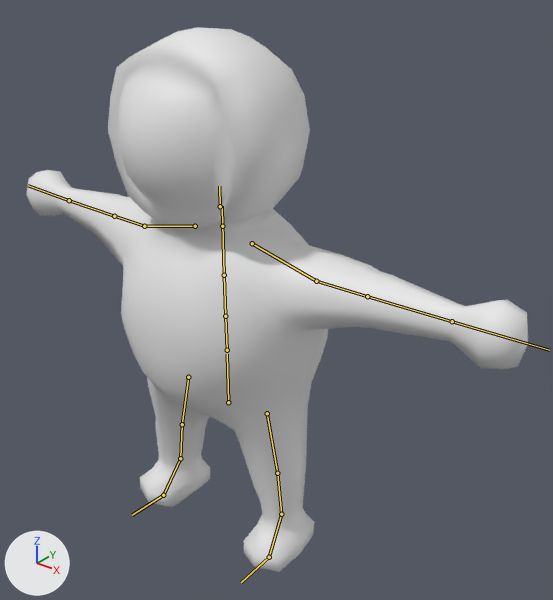
The FBX model Ragdoll-test/Assets/Models/Character/Character.fbx: old version first, new version second.
Camera for both pictures: a 50 mm camera at (4.77, -5.03, 6.17) aimed at (0.57, 0.22, 2.91). The axes (+X, +Y, +Z) are drawn at lower left. The lights are the same throughout. The bones that bend it are drawn over the model as lines.

Names of what the first picture shows: 'Character_Mesh'.
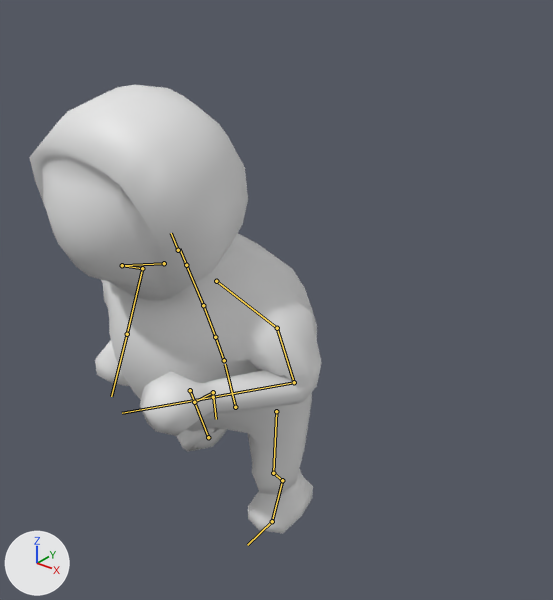
The newer file adds an action. The first version stands in its rest pose; the second is drawn at frame 9 of the action 'Armature|Run(In Place)'.

Pixel boxes [x1, y1, x2, y2] of what changed, in the pictures (553 x 600 px):
```json
{"object": "Character_Mesh", "change": "posed", "before": [26, 27, 528, 572], "after": [29, 85, 322, 533], "on screen": "42% narrower, 18% shorter"}
{"bone": "Hips", "before": "(228, 402) to (227, 354)", "after": "(235, 407) to (225, 364)"}
{"bone": "Spine", "before": "(227, 350) to (225, 316)", "after": "(224, 360) to (215, 337)"}
{"bone": "Spine1", "before": "(225, 316) to (224, 275)", "after": "(215, 337) to (203, 305)"}
{"bone": "Spine2", "before": "(224, 275) to (222, 222)", "after": "(203, 305) to (185, 262)"}
{"bone": "Neck", "before": "(222, 226) to (222, 206)", "after": "(186, 265) to (179, 248)"}
{"bone": "LeftShoulder", "before": "(252, 243) to (316, 281)", "after": "(216, 281) to (277, 328)"}
{"bone": "LeftArm", "before": "(316, 281) to (367, 296)", "after": "(277, 328) to (294, 382)"}
{"bone": "LeftForeArm", "before": "(367, 296) to (452, 321)", "after": "(294, 382) to (213, 397)"}
{"bone": "RightShoulder", "before": "(195, 226) to (144, 226)", "after": "(164, 263) to (122, 265)"}
{"bone": "RightArm", "before": "(144, 226) to (114, 216)", "after": "(122, 265) to (142, 268)"}
{"bone": "RightForeArm", "before": "(114, 216) to (69, 200)", "after": "(142, 268) to (127, 334)"}
{"bone": "LeftUpLeg", "before": "(267, 413) to (277, 473)", "after": "(276, 411) to (273, 473)"}
{"bone": "LeftLeg", "before": "(277, 473) to (281, 514)", "after": "(273, 473) to (282, 480)"}
{"bone": "LeftFoot", "before": "(281, 514) to (269, 557)", "after": "(282, 480) to (272, 521)"}
{"bone": "RightUpLeg", "before": "(188, 377) to (182, 424)", "after": "(190, 390) to (208, 437)"}
{"bone": "RightLeg", "before": "(182, 424) to (180, 458)", "after": "(208, 437) to (194, 402)"}
{"bone": "RightFoot", "before": "(180, 458) to (163, 495)", "after": "(194, 402) to (213, 392)"}
```

Scene script edits in JSON lines:
```json
{"block": "bone_hips", "where": "bone_hips = bpy.data.objects['Armature'].pose.bones['Hips']"}
{"op": "set", "path": "bone_hips.location", "old": "(0.0, 0.0, 0.0)", "new": "(-7.0, -18.0, -19.0)"}
{"op": "set", "path": "bone_hips.rotation_quaternion", "old": "(1.0, 0.0, 0.0, 0.0)", "new": "(0.992, 0.091, 0.08, 0.036)", "note": "degrees (0, 0, 0) -> degrees (11, 9, 5)"}
{"block": "bone_spine", "where": "bone_spine = bpy.data.objects['Armature'].pose.bones['Spine']  # child of 'Hips'"}
{"op": "set", "path": "bone_spine.rotation_quaternion", "old": "(1.0, 0.0, 0.0, 0.0)", "new": "(0.989, 0.11, -0.076, -0.066)", "note": "degrees (0, 0, 0) -> degrees (13, -8, -9)"}
{"block": "bone_spine1", "where": "bone_spine1 = bpy.data.objects['Armature'].pose.bones['Spine1']  # child of 'Spine'"}
{"op": "set", "path": "bone_spine1.rotation_quaternion", "old": "(1.0, 0.0, 0.0, 0.0)", "new": "(0.999, -0.016, -0.01, 0.039)", "note": "degrees (0, 0, 0) -> degrees (-2, -1, 4)"}
{"block": "bone_spine2", "where": "bone_spine2 = bpy.data.objects['Armature'].pose.bones['Spine2']  # child of 'Spine1'"}
{"op": "set", "path": "bone_spine2.rotation_quaternion", "old": "(1.0, 0.0, 0.0, 0.0)", "new": "(0.999, -0.012, -0.01, 0.039)", "note": "degrees (0, 0, 0) -> degrees (-1, -1, 5)"}
{"block": "bone_neck", "where": "bone_neck = bpy.data.objects['Armature'].pose.bones['Neck']  # child of 'Spine2'"}
{"op": "set", "path": "bone_neck.rotation_quaternion", "old": "(1.0, 0.0, 0.0, 0.0)", "new": "(1.0, 0.014, -0.002, -0.026)", "note": "degrees (0, 0, 0) -> degrees (2, 0, -3)"}
{"block": "bone_leftshoulder", "where": "bone_leftshoulder = bpy.data.objects['Armature'].pose.bones['LeftShoulder']  # child of 'Spine2'"}
{"op": "set", "path": "bone_leftshoulder.rotation_quaternion", "old": "(1.0, 0.0, 0.0, 0.0)", "new": "(0.996, 0.057, 0.038, 0.055)", "note": "degrees (0, 0, 0) -> degrees (7, 4, 7)"}
{"block": "bone_leftarm", "where": "bone_leftarm = bpy.data.objects['Armature'].pose.bones['LeftArm']  # child of 'LeftShoulder'"}
{"op": "set", "path": "bone_leftarm.rotation_quaternion", "old": "(1.0, 0.0, 0.0, 0.0)", "new": "(0.859, 0.479, -0.059, 0.173)", "note": "degrees (0, 0, 0) -> degrees (56, -15, 14)"}
{"block": "bone_leftforearm", "where": "bone_leftforearm = bpy.data.objects['Armature'].pose.bones['LeftForeArm']  # child of 'LeftArm'"}
{"op": "set", "path": "bone_leftforearm.rotation_quaternion", "old": "(1.0, 0.0, 0.0, 0.0)", "new": "(0.64, -0.001, -0.015, 0.768)", "note": "degrees (0, 0, 0) -> degrees (-1, -1, 100)"}
{"block": "bone_rightshoulder", "where": "bone_rightshoulder = bpy.data.objects['Armature'].pose.bones['RightShoulder']  # child of 'Spine2'"}
{"op": "set", "path": "bone_rightshoulder.rotation_quaternion", "old": "(1.0, 0.0, 0.0, 0.0)", "new": "(0.999, 0.02, -0.016, -0.022)", "note": "degrees (0, 0, 0) -> degrees (2, -2, -3)"}
{"block": "bone_rightarm", "where": "bone_rightarm = bpy.data.objects['Armature'].pose.bones['RightArm']  # child of 'RightShoulder'"}
{"op": "set", "path": "bone_rightarm.rotation_quaternion", "old": "(1.0, 0.0, 0.0, 0.0)", "new": "(0.805, 0.486, -0.275, 0.202)", "note": "degrees (0, 0, 0) -> degrees (61, -40, 4)"}
{"block": "bone_rightforearm", "where": "bone_rightforearm = bpy.data.objects['Armature'].pose.bones['RightForeArm']  # child of 'RightArm'"}
{"op": "set", "path": "bone_rightforearm.rotation_quaternion", "old": "(1.0, 0.0, 0.0, 0.0)", "new": "(0.787, 0.005, 0.012, -0.617)", "note": "degrees (0, 0, 0) -> degrees (0, 1, -76)"}
{"block": "bone_leftupleg", "where": "bone_leftupleg = bpy.data.objects['Armature'].pose.bones['LeftUpLeg']  # child of 'Hips'"}
{"op": "set", "path": "bone_leftupleg.rotation_quaternion", "old": "(1.0, 0.0, 0.0, 0.0)", "new": "(0.974, 0.189, -0.062, -0.11)", "note": "degrees (0, 0, 0) -> degrees (23, -5, -14)"}
{"block": "bone_leftleg", "where": "bone_leftleg = bpy.data.objects['Armature'].pose.bones['LeftLeg']  # child of 'LeftUpLeg'"}
{"op": "set", "path": "bone_leftleg.rotation_quaternion", "old": "(1.0, 0.0, 0.0, 0.0)", "new": "(-0.882, 0.461, -0.047, 0.083)", "note": "degrees (0, 0, 0) -> degrees (-55, 0, -11)"}
{"block": "bone_leftfoot", "where": "bone_leftfoot = bpy.data.objects['Armature'].pose.bones['LeftFoot']  # child of 'LeftLeg'"}
{"op": "set", "path": "bone_leftfoot.rotation_quaternion", "old": "(1.0, 0.0, 0.0, 0.0)", "new": "(0.919, 0.346, 0.099, 0.16)", "note": "degrees (0, 0, 0) -> degrees (42, 4, 21)"}
{"block": "bone_rightupleg", "where": "bone_rightupleg = bpy.data.objects['Armature'].pose.bones['RightUpLeg']  # child of 'Hips'"}
{"op": "set", "path": "bone_rightupleg.rotation_quaternion", "old": "(1.0, 0.0, 0.0, 0.0)", "new": "(0.738, 0.411, 0.034, 0.534)", "note": "degrees (0, 0, 0) -> degrees (44, -23, 62)"}
{"block": "bone_rightleg", "where": "bone_rightleg = bpy.data.objects['Armature'].pose.bones['RightLeg']  # child of 'RightUpLeg'"}
{"op": "set", "path": "bone_rightleg.rotation_quaternion", "old": "(1.0, 0.0, 0.0, 0.0)", "new": "(-0.005, -0.939, 0.041, -0.34)", "note": "degrees (0, 0, 0) -> degrees (-179, -40, -5)"}
{"block": "bone_rightfoot", "where": "bone_rightfoot = bpy.data.objects['Armature'].pose.bones['RightFoot']  # child of 'RightLeg'"}
{"op": "set", "path": "bone_rightfoot.rotation_quaternion", "old": "(1.0, 0.0, 0.0, 0.0)", "new": "(0.934, 0.046, 0.252, 0.251)", "note": "degrees (0, 0, 0) -> degrees (14, 27, 33)"}
```
